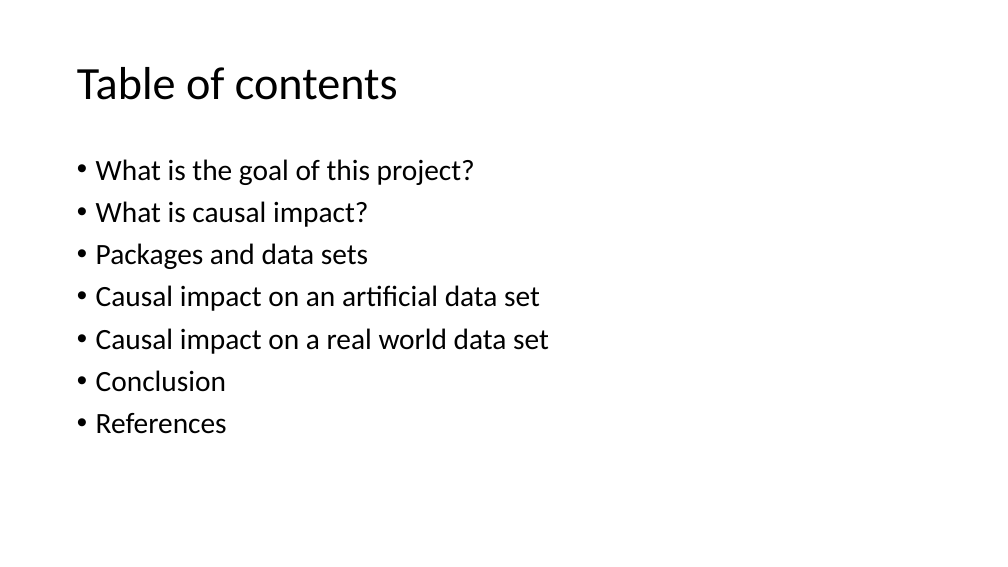
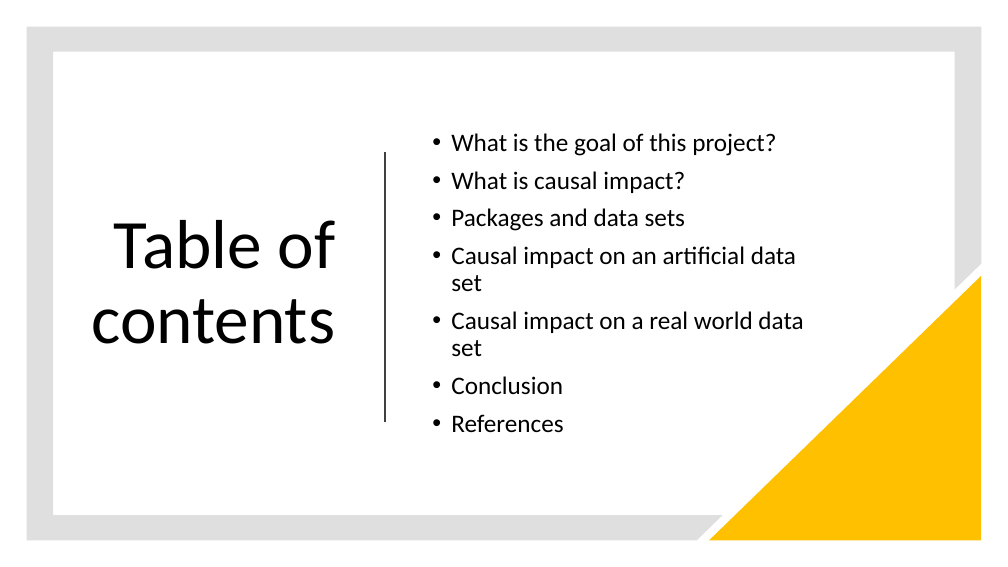
Before and after one commit to josipcurkovic/capstone23, a slide deck: slide 2 of code/Causal Impact.pptx. Drawn at 1008x567 pixels with LibreOffice and Linux fonts; fonts in the diff are those of the drawing. Boxes give left, top, right and bottom in pixels: in the first picture for what was removed or moved away, otherwise in the second. Text is boxed around its words. In the diff, an @@ line names an element or a change of style, - is before the commit and + after.

```diff
--- a/code/Causal Impact.pptx
+++ b/code/Causal Impact.pptx
@@ freeform shape added at [26,26,982,541], fill #808080 at 25% opacity @@
@@ title "Table of contents": place and size @@
-title "Table of contents" at [77,67,398,100]
+title "Table of contents" at [91,220,336,344]
@@ title "Table of contents" at [91,220,336,344]: size 44 to 66 pt; alignment left to right @@
@@ text "What is the goal of ...": place and size @@
-text "What is the goal of ..." at [96,159,549,434]
+text "What is the goal of ..." at [451,133,803,433]
@@ text "What is the goal of ..." at [451,133,803,433]: size 28 to 24 pt; vertical alignment top to middle @@
@@ line added from (385, 154) to (385, 421), #404040 1.5 pt @@
@@ right triangle added at [709,276,982,541], fill #FFC000 @@
```
Also in this commit, not shown: 5 other slides changed.
